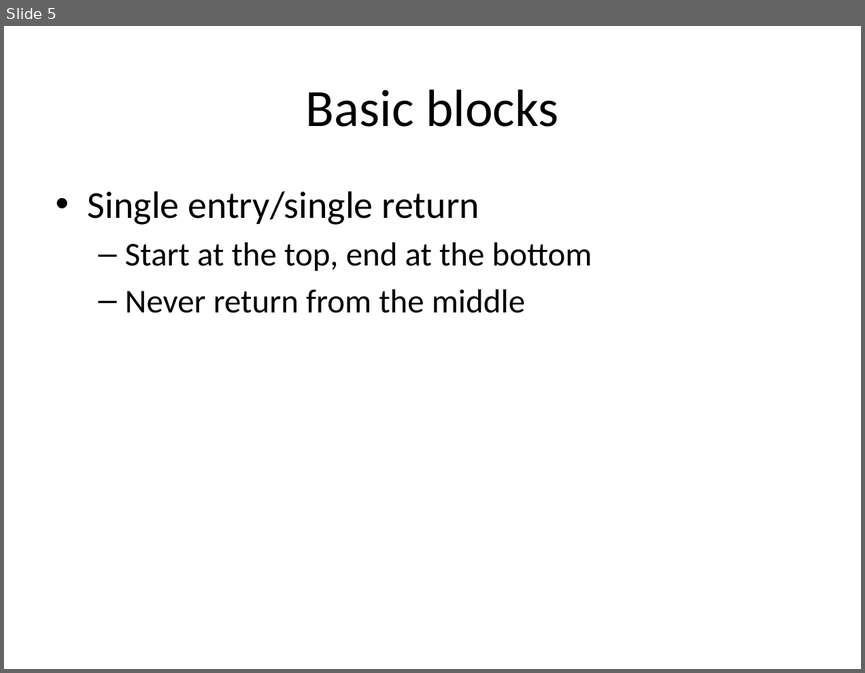
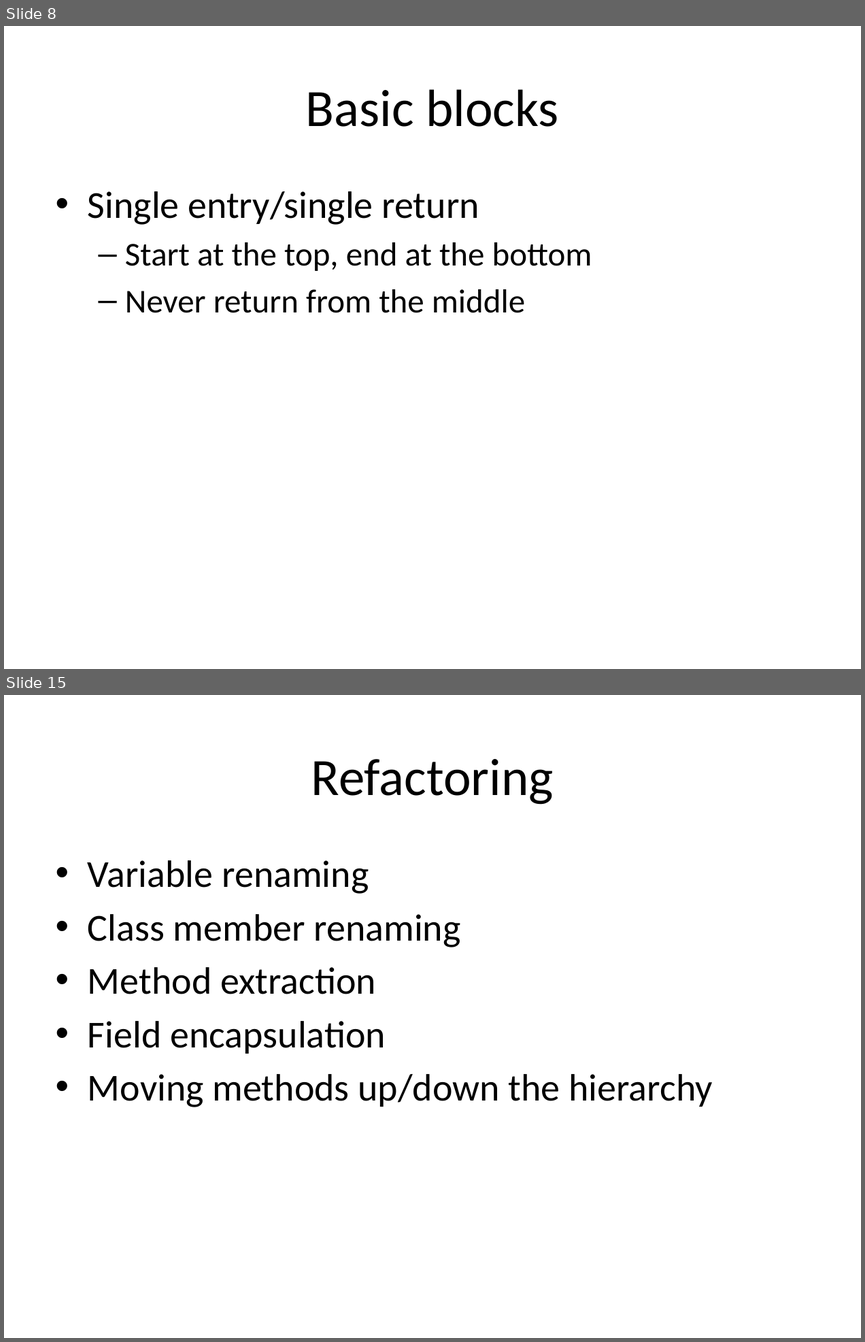
Before and after one commit to DavidJameson/SocialSoftware, a slide deck: DefensiveProgrammingTechniques.pptx. Shown one above the other, each under a label of ours: slide 5 before the commit, slides 8 and 15 after it; the slides between them are not shown. The pictures are 865x673 and 865x1342 pixels, drawn with LibreOffice and Linux fonts; fonts in the diff are those of the drawing. Boxes give left, top, right and bottom in pixels: in the first picture for what was removed or moved away, otherwise in the second. Text is boxed around its words. In the diff, an @@ line names an element or a change of style, - is before the commit and + after.

```diff
--- a/DefensiveProgrammingTechniques.pptx
+++ b/DefensiveProgrammingTechniques.pptx
@@ slide 15 added at box(4, 695, 861, 1338), background #FFFFFF @@
@@ title added at box(311, 759, 553, 804), 44 pt, text #000000 @@
+Refactoring
@@ text added at box(88, 860, 712, 1107), 32 pt, text #000000 @@
+• Variable renaming
+• Class member renaming
+• Method extraction
+• Field encapsulation
+• Moving methods up/down the hierarchy
@@ what was slide 5 is now slide 8 @@
```
Also in this commit, not shown: 4 slides changed, 10 other slides added.
